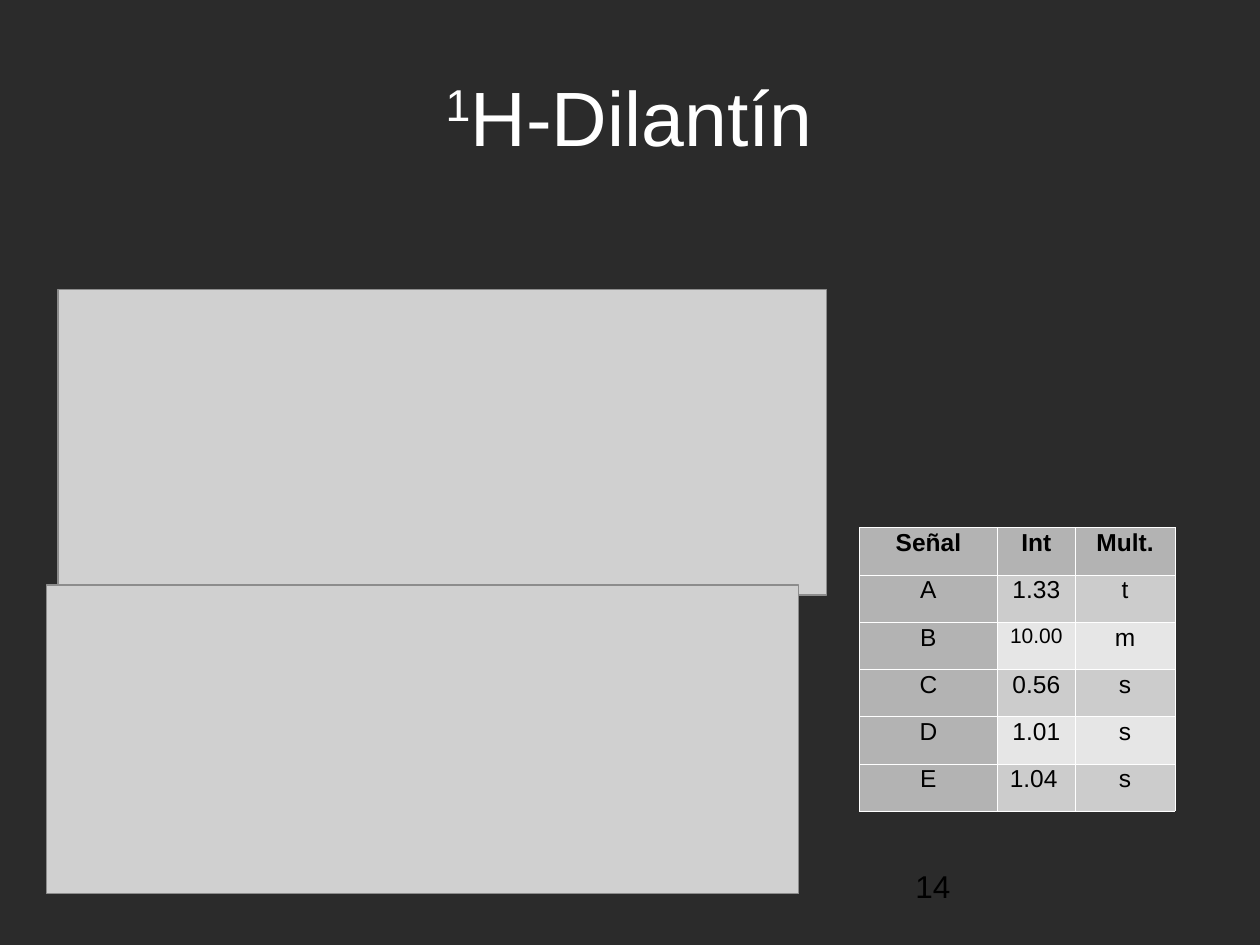
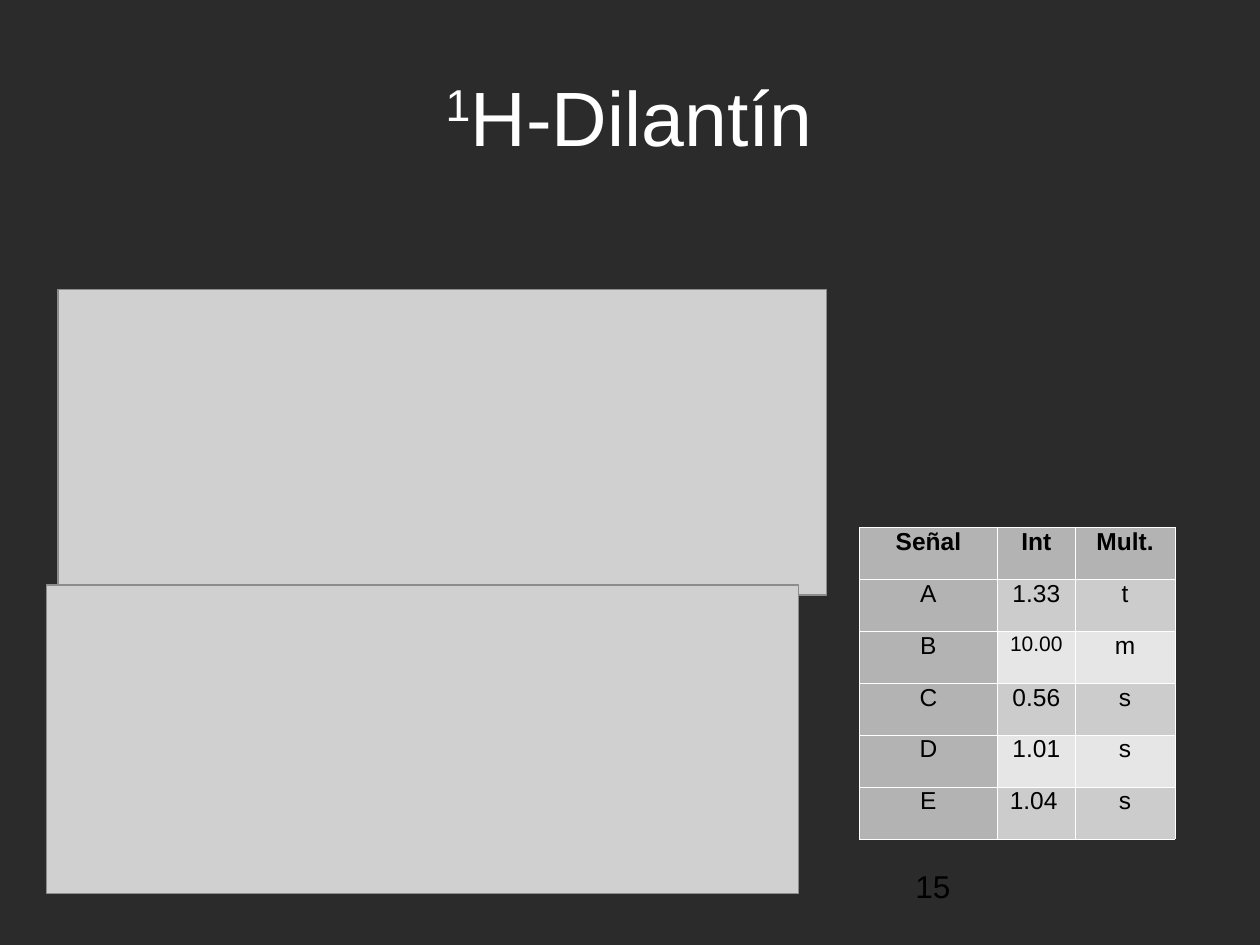
Before and after one commit to jsbarbosa/study-happiness, a slide deck: slide 15 of Lab Q. Avanzada/Organica/seminario/presentación.ppt (slide 14 before the commit). Drawn at 1260x945 pixels with LibreOffice and Linux fonts; fonts in the diff are those of the drawing; grey boxes stand for pictures; background and template pictures are left out; a plain dark background stands for a picture behind light text. Boxes give left, top, right and bottom in pixels: in the first picture for what was removed or moved away, otherwise in the second. Text is boxed around its words. In the diff, an @@ line names an element or a change of style, - is before the commit and + after.

```diff
--- a/Lab Q. Avanzada/Organica/seminario/presentación.ppt
+++ b/Lab Q. Avanzada/Organica/seminario/presentación.ppt
@@ table at (x1=859, y1=528, x2=1174, y2=839) @@
@@ line spacing 0.81 to 0.76 @@
@@ page number at (x1=915, y1=877, x2=950, y2=898): text changed @@
-14
+15
```
Also in this commit, not shown: 4 other slides changed, 1 slide added, 10 other files.
